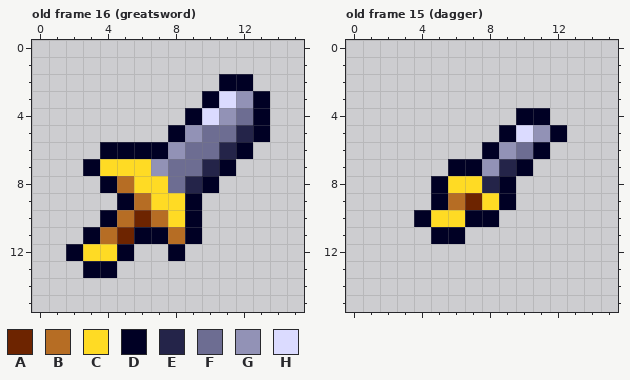
Pixel-art file, stored at assets/Sprites.aseprite. The picture above was drawn from the file before the commit.
16x16 pixels, 19 frames. Shown: old frame 16 (greatsword), old frame 15 (dagger). The commit also changed other frames, which this record leaves out.
Palette (. is transparent): A #6d2400  B #b66d24  C #ffdb24  D #000024  E #242449  F #6d6d92  G #9292b6  H #dbdbff
Pixels before, old frame 16 (greatsword), first column x 2:
 2 .........DD.
 3 ........DHGD
 4 .......DHGFD
 5 ......DGFFED
 6 ..DDDDGFFED.
 7 .DCCCGFFED..
 8 ..DBCCFED...
 9 ...DBCCD....
10 ..DBABCD....
11 .DBADDBD....
12 DCCD..D.....
13 .DD.........
Pixels before, old frame 15 (dagger), first column x 4:
 4 ......DD.
 5 .....DHGD
 6 ....DGFD.
 7 ..DDGED..
 8 .DCCED...
 9 .DBACD...
10 DCCDD....
11 .DD......
Once edited:
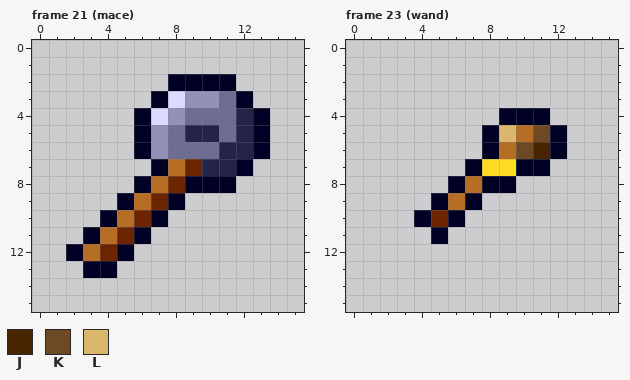
Colours new in this view: J #492400  K #6d4924  L #dbb66d
A new or re-ordered frame is compared with the old frame closest to it.
The edit:
frames 19 -> 30
Changed rows in their new state; - is an unchanged pixel.
Frame 21 (mace) is new; against old frame 16 (greatsword), layer "Sprites":
first column x 3:
 2 -----DDD-.-
 3 ----DHGGFD.
 4 ---DHGFFFE-
 5 ---DGFEE---
 6 -..-GF---ED
 7 ....DBA-ED-
 8 -..DBAD-D--
 9 ----AD.----
10 ----D..----
11 ----...----
12 BA---.-----
Frame 23 (wand) is new; against old frame 15 (dagger), layer "Sprites":
first column x 5:
 4 ----D---
 5 ---DLBK-
 6 ----BKJD
 7 -.-CC-D-
 8 .DBD----
 9 --D..---
10 AD..----
11 -.------
